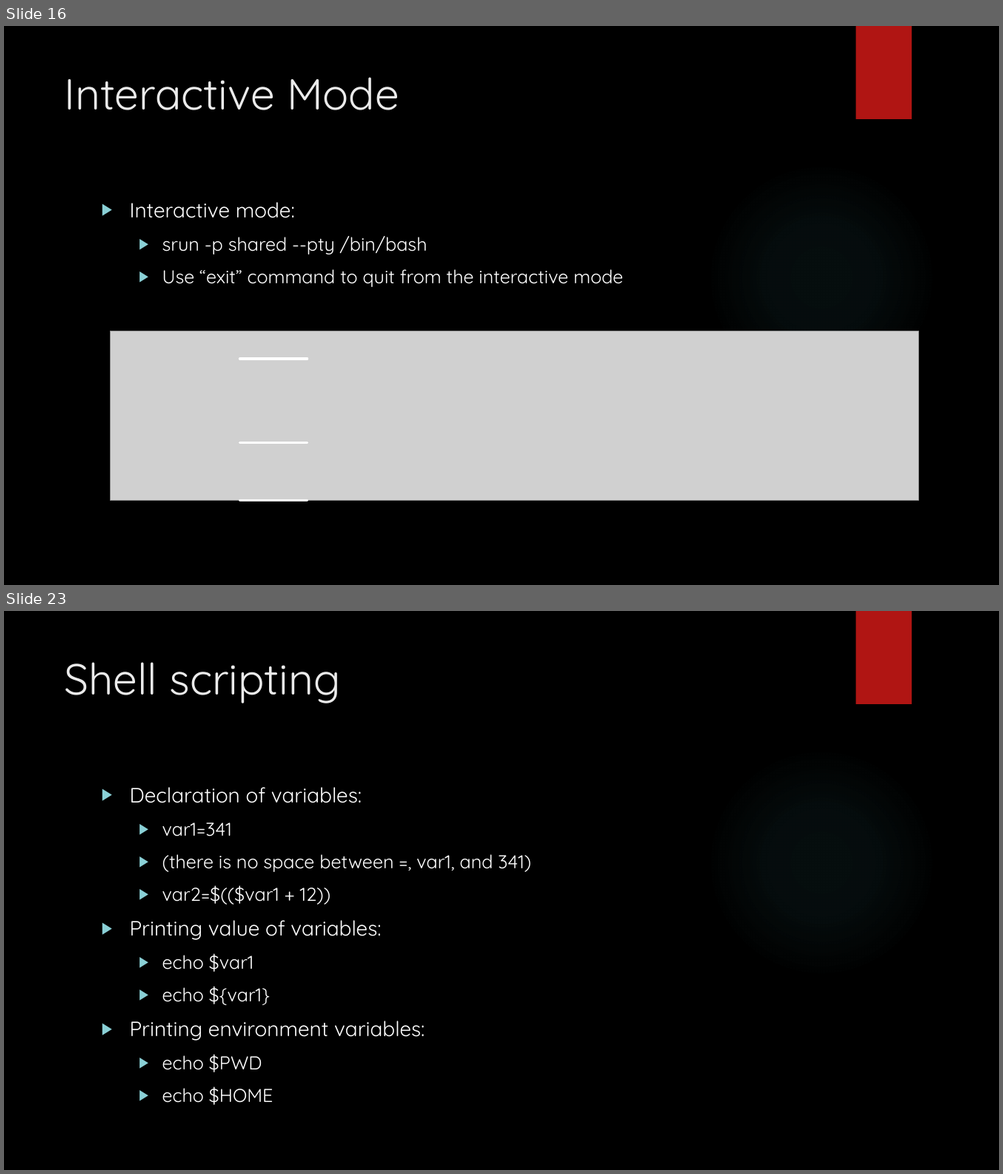
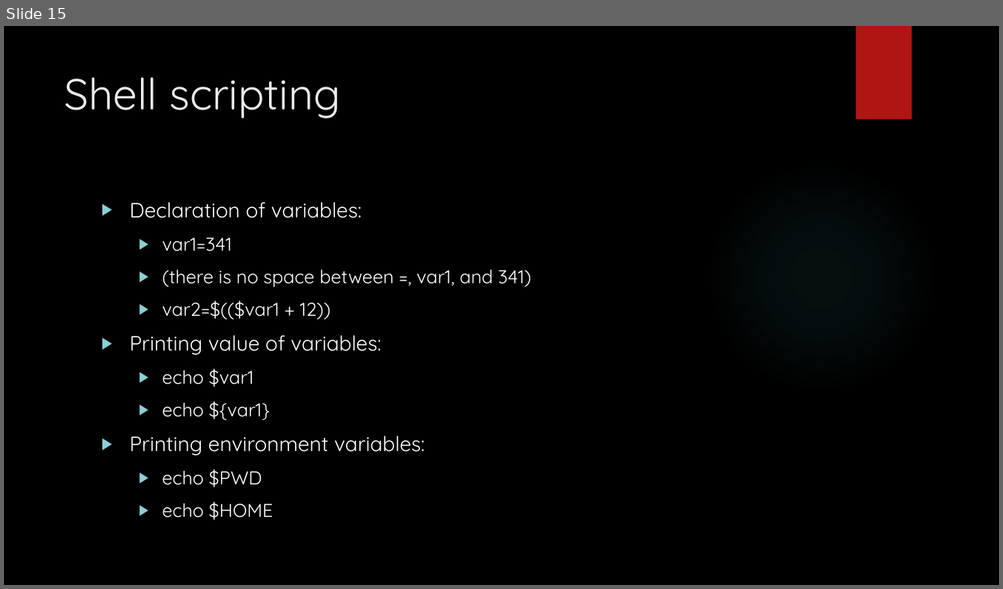
Before and after one commit to sysmedicine/KCLModule2_2021, a slide deck: Slides/IntroToLinux_Day2.pptx. Shown one above the other, each under a label of ours: slides 16 and 23 before the commit, slide 15 after it; the slides between them are not shown. The pictures are 1003x1174 and 1003x589 pixels, drawn with LibreOffice and Linux fonts; fonts in the diff are those of the drawing; grey boxes stand for pictures; background and template pictures are left out. Boxes give left, top, right and bottom in pixels: in the first picture for what was removed or moved away, otherwise in the second. Text is boxed around its words. In the diff, an @@ line names an element or a change of style, - is before the commit and + after.

```diff
--- a/Slides/IntroToLinux_Day2.pptx
+++ b/Slides/IntroToLinux_Day2.pptx
@@ slide 16 removed at bbox=[4, 26, 999, 585], background picture (left out); not listed: 2 template elements that a slide beside it also shows @@
@@ title removed at bbox=[64, 77, 399, 110] @@
-Interactive Mode
@@ text removed at bbox=[130, 202, 623, 287] @@
-▶ Interactive mode:
-  ▶ srun -p shared --pty /bin/bash
-  ▶ Use “exit” command to quit from the interactive mode
@@ picture removed at bbox=[110, 332, 918, 500] @@
@@ line removed from (240, 359) to (307, 359) @@
@@ line removed from (240, 443) to (307, 443) @@
@@ line removed from (240, 500) to (307, 500) @@
@@ what was slide 23 is now slide 15 @@
```
Also in this commit, not shown: 4 slides changed, 11 slides added, 18 other slides removed, 1 other file.
